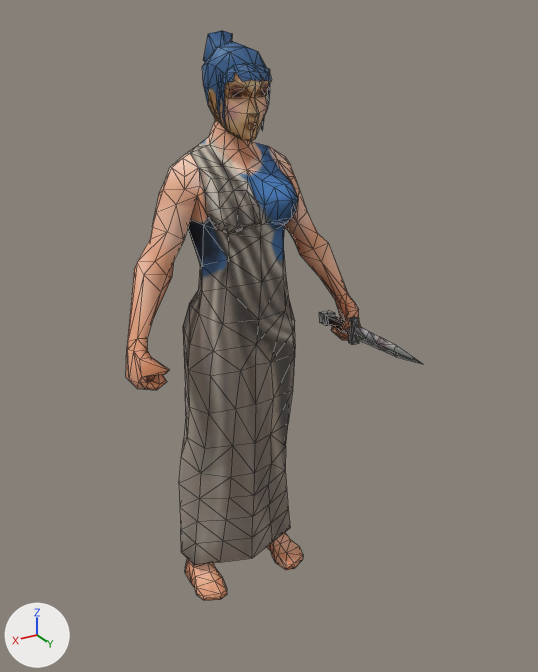
The glTF model assets/models/units/cart_female_citizen.glb as it was, and as the next commit left it.
Camera for both pictures: a camera (50 mm lens) standing at (0.97, 1.64, 1.71) and looking at (-0.12, -0.17, 0.81). Every picture has the same lights, and +X, +Y and +Z are marked at lower left. The older version comes first. Mesh edges are drawn as thin lines. Where no turn or scale is listed for an object, it has been applied to the vertices. Vertices at exactly the same position are counted once.

In view in the first picture: 'cart_female_citizen_part0', 'cart_female_citizen_part1', 'cart_female_citizen_part2'.
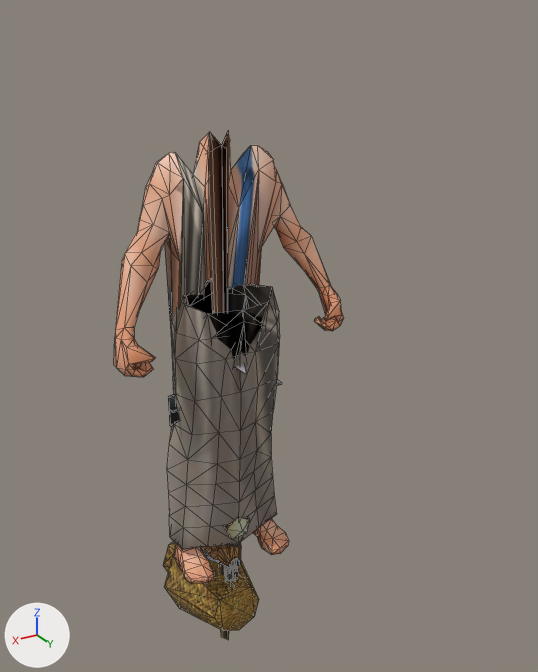
Pixel boxes (x1, y1, x2, y2) of what changed, in the pictures (538 x 672 px; the box of a moved part takes in the faces that stretch with it):
'cart_female_citizen_part0', reshaped, moved
    before: (126, 120, 361, 600)
    after: (114, 131, 344, 584)
'cart_female_citizen_part1', moved, turned
    before: (202, 30, 271, 141)
    after: (201, 542, 241, 569)
'tool_GatherFruit', added (brown)
    after: (163, 541, 259, 631)
'cart_female_citizen_part2', deleted
    before: (319, 310, 422, 364)
'tool_Build', added
    after: (224, 517, 250, 587)
'tool_GatherTree', added (mostly hidden)
    after: (168, 393, 237, 581)
'tool_GatherGrain', added (mostly hidden)
    after: (219, 364, 247, 640)
'tool_GatherOre_2', added (mostly hidden)
    after: (172, 380, 282, 581)
'tool_GatherMeat', added (mostly hidden)
    after: (224, 543, 239, 580)
part 1 of me_cart_female_citizen_part0, moved or reshaped
    before: (164, 120, 299, 343)
    after: (150, 131, 282, 394)

The change, as a diff of the scene's bpy script:
```diff
--- a/assets/models/units/cart_female_citizen.glb.py
+++ b/assets/models/units/cart_female_citizen.glb.py
@@ me_cart_female_citizen_part0 @@
-me_cart_female_citizen_part0.from_pydata(...)  # 470 vertices, 924 faces; spans x -0.375..0.375, y -0.18..0.157, z 0.0..1.496
+me_cart_female_citizen_part0.from_pydata(...)  # 470 vertices, 924 faces; spans x -0.375..0.375, y -0.24..0.133, z -0.004..1.425
+# me_cart_female_citizen_part0 part 1: 126 of 470 vertices moved; they spanned x -0.168..0.168, y -0.124..0.157, z 0.94..1.496 and now span x -0.168..0.168, y -0.24..0.121, z -0.004..1.425; mean shift (0.0, -0.105, -0.624); largest move (0.0, -0.009, 1.496) -> (0.0, -0.034, -0.004)
 me_cart_female_citizen_part0.materials.append(mat_mat0)
@@ me_cart_female_citizen_part1 @@
-me_cart_female_citizen_part1.from_pydata(...)  # 167 vertices, 257 faces; spans x -0.071..0.071, y -0.124..0.118, z 1.42..1.68
+me_cart_female_citizen_part1.from_pydata(...)  # 167 vertices, 257 faces; spans x -0.071..0.071, y -0.209..0.037, z -0.137..0.123
+# me_cart_female_citizen_part1 part 2: the whole mesh is turned 98.2 degrees about the x axis through its middle, then moved by (0.0, -0.086, -1.555)
 me_cart_female_citizen_part1.materials.append(mat_mat1)
@@ ob_cart_female_citizen_part0 @@
 ob_cart_female_citizen_part0 = bpy.data.objects.new('cart_female_citizen_part0', me_cart_female_citizen_part0)
-ob_cart_female_citizen_part0.location = (0.0, -0.138, 0.0)
+ob_cart_female_citizen_part0.location = (0.001, -0.228, 0.0)
@@ ob_cart_female_citizen_part1 @@
 ob_cart_female_citizen_part1 = bpy.data.objects.new('cart_female_citizen_part1', me_cart_female_citizen_part1)
-ob_cart_female_citizen_part1.location = (0.0, -0.138, 0.0)
+ob_cart_female_citizen_part1.location = (0.001, -0.228, 0.0)
@@ ob_cart_female_citizen_part2 @@
-ob_cart_female_citizen_part2 = bpy.data.objects.new('cart_female_citizen_part2', me_cart_female_citizen_part2)
@@ ob_tool_build @@
+ob_tool_build = bpy.data.objects.new('tool_Build', me_cart_female_citizen_part9)  # 23 vertices, 36 faces; spans x -0.057..0.057, y -0.087..0.087, z -0.204..0.199; in mat_mat2 (picture img_tex2)
+ob_tool_build.location = (0.001, -0.228, 0.0)
@@ ob_tool_gatherore_2 @@
+ob_tool_gatherore_2 = bpy.data.objects.new('tool_GatherOre_2', me_cart_female_citizen_part8)  # 56 vertices, 104 faces; spans x -0.196..0.19, y -0.023..0.026, z -0.116..0.661; in mat_mat2 (picture img_tex2)
+ob_tool_gatherore_2.location = (0.001, -0.228, 0.0)
@@ ob_tool_gathermeat @@
+ob_tool_gathermeat = bpy.data.objects.new('tool_GatherMeat', me_cart_female_citizen_part5)  # 41 vertices, 78 faces; spans x -0.017..0.017, y -0.041..0.041, z -0.108..0.386; in mat_mat2 (picture img_tex2)
+ob_tool_gathermeat.location = (0.001, -0.228, 0.0)
@@ ob_tool_gatherfruit @@
+ob_tool_gatherfruit = bpy.data.objects.new('tool_GatherFruit', me_cart_female_citizen_part4)  # 32 vertices, 60 faces; spans x -0.162..0.163, y -0.385..0.055, z -0.427..-0.105; in mat_mat3 (picture img_tex3)
+ob_tool_gatherfruit.location = (0.001, -0.228, 0.0)
@@ ob_tool_gathergrain @@
+ob_tool_gathergrain = bpy.data.objects.new('tool_GatherGrain', me_cart_female_citizen_part3)  # 17 vertices, 20 faces; spans x -0.101..0.107, y -0.125..0.14, z -0.439..0.821; in mat_mat2 (picture img_tex2)
+ob_tool_gathergrain.location = (0.001, -0.228, 0.0)
@@ ob_tool_gathertree @@
+ob_tool_gathertree = bpy.data.objects.new('tool_GatherTree', me_cart_female_citizen_part2_1)  # 56 vertices, 104 faces; spans x -0.032..0.196, y -0.024..0.024, z -0.12..0.689; in mat_mat2 (picture img_tex2)
+ob_tool_gathertree.location = (0.001, -0.228, 0.0)
```
